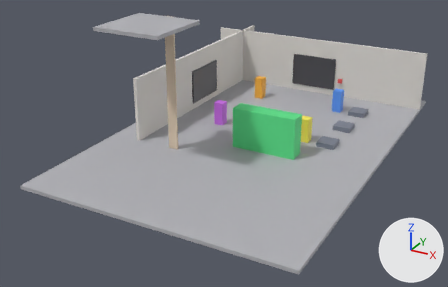
What one commit did to the glTF model public/gltf/test/mirror-room-matrix.glb.
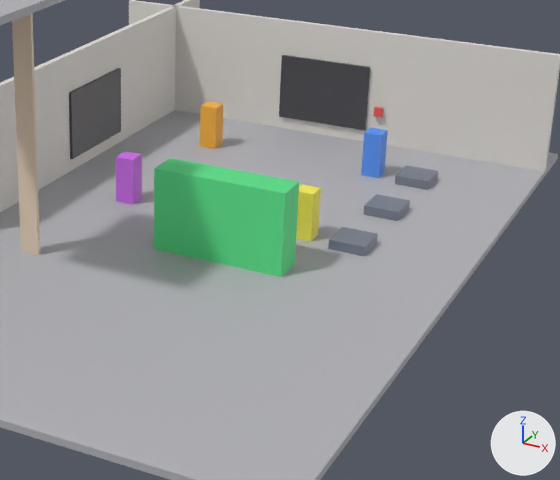
Each version appears first whole from a camera (50 mm lens) standing at (15.7, -36.6, 15.4) and looking at (-0.9, -6.3, 0.2), and next in a close-up on the part from 36% to 95% of the width and 10% to 89% of the height. Arrows for +X, +Y and +Z are at lower right; the lights stay in place. The last two pictures show the newer version.

The first close-up shows 'BackMirrorFrame', 'BackWall', 'BigGreenBlock', 'Floor', 'Ladder', 'LeftWall', 'Pillar0', 'Pillar1', 'Pillar2', 'Pillar3', 'Podium2', 'SideMirrorFrame' and 4 more.
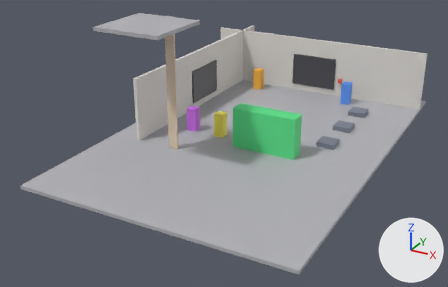
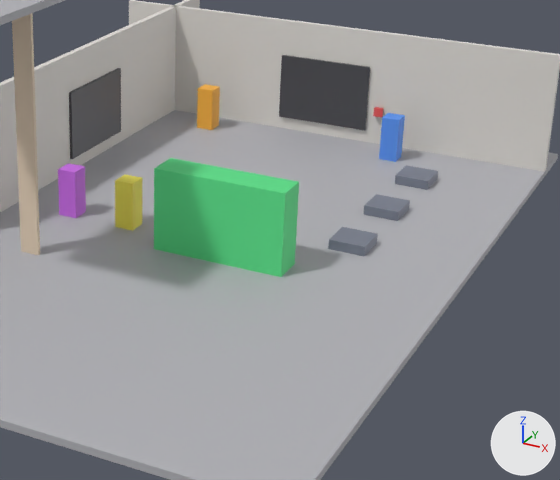
What differs and where, as boxes (x1, y1, x2, y2) in the close-ups (560 x 480 px):
```json
{"object": "Pillar2", "change": "moved", "before": [116, 151, 142, 205], "after": [58, 163, 86, 218]}
{"object": "Pillar3", "change": "moved", "before": [296, 184, 321, 242], "after": [115, 174, 142, 231]}
{"object": "Pillar1", "change": "moved", "before": [361, 127, 388, 178], "after": [379, 113, 405, 162]}
{"object": "Pillar0", "change": "moved", "before": [200, 101, 223, 149], "after": [197, 84, 220, 130]}
```

The change, as JSON lines over the scene's bpy script:
```json
{"op": "set", "path": "ob_pillar0.location", "old": "(-3.0, 3.0, 0.75)", "new": "(-4.0, 4.8, 0.75)"}
{"op": "set", "path": "ob_pillar1.location", "old": "(3.0, 3.0, 0.75)", "new": "(3.0, 4.8, 0.75)"}
{"op": "set", "path": "ob_pillar2.location", "old": "(-3.0, -3.0, 0.75)", "new": "(-4.0, -4.8, 0.75)"}
{"op": "set", "path": "ob_pillar3.location", "old": "(3.0, -3.0, 0.75)", "new": "(-2.0, -4.8, 0.75)"}
```
